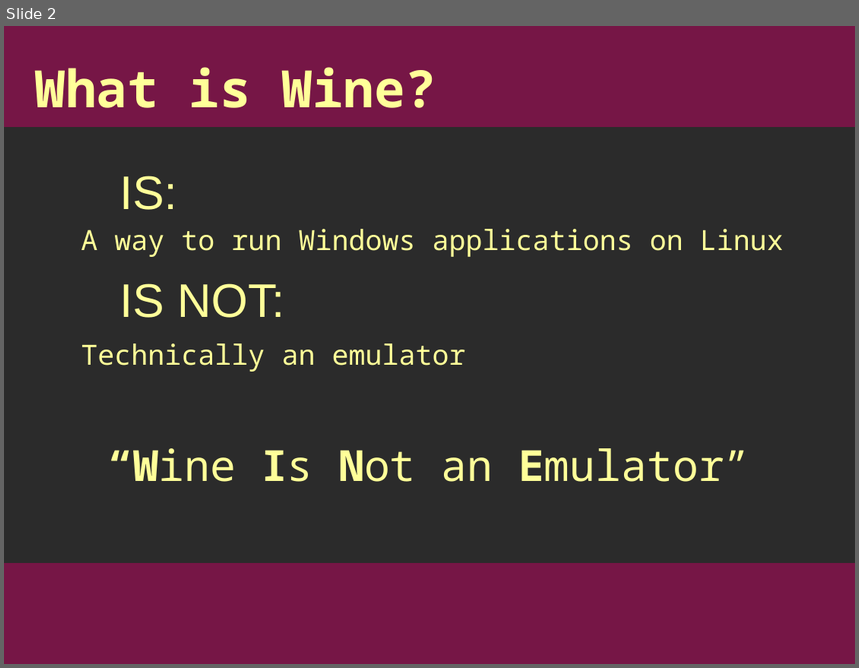
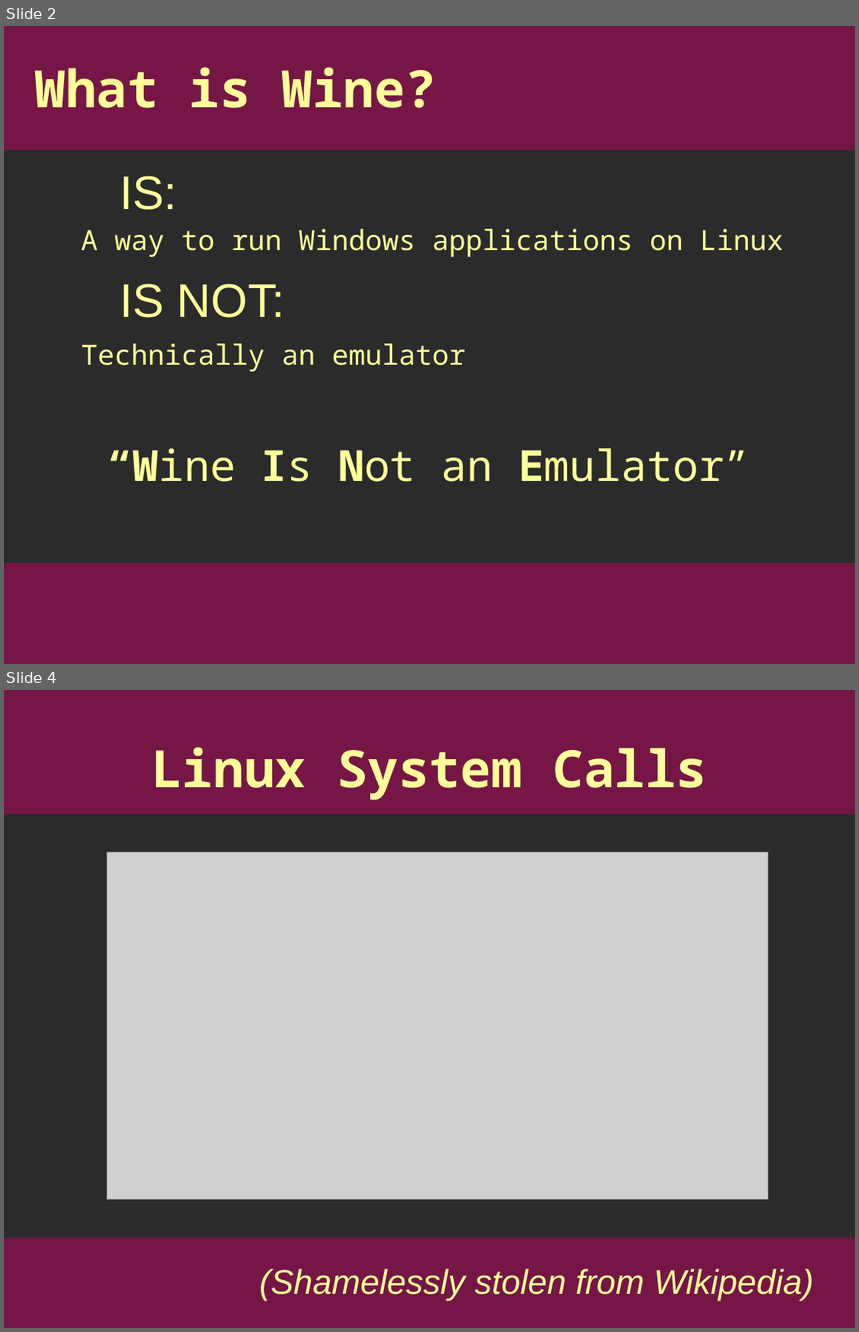
Before and after one commit to Applesauce136/wine-presentation, a slide deck: wine_pres.odp. Shown one above the other, each under a label of ours: slide 2 before the commit, slides 2 and 4 after it; the slides between them are not shown. The pictures are 859x668 and 859x1332 pixels, drawn with LibreOffice and Linux fonts; fonts in the diff are those of the drawing; grey boxes stand for pictures; background and template pictures are left out; a plain dark background stands for a picture behind light text. Boxes give left, top, right and bottom in pixels: in the first picture for what was removed or moved away, otherwise in the second. Text is boxed around its words. In the diff, an @@ line names an element or a change of style, - is before the commit and + after.

```diff
--- a/wine_pres.odp
+++ b/wine_pres.odp
@@ slide 4 added at (x1=4, y1=690, x2=855, y2=1328), background picture (left out); not listed: 2 template elements that a slide beside it also shows @@
@@ title added at (x1=151, y1=747, x2=707, y2=800), 48 pt, text #FFFF99, bold @@
+Linux System Calls
@@ picture added at (x1=107, y1=852, x2=769, y2=1200) @@
@@ subtitle added at (x1=259, y1=1269, x2=813, y2=1300), 32 pt, text #FFFF99, italic @@
+(Shamelessly stolen from Wikipedia)
@@ slide 2 changed as well @@
@@ rectangle added at (x1=4, y1=26, x2=855, y2=150), fill #761646, outline #761646 0 pt @@
```
Also in this commit, not shown: 1 other slide changed, 7 other slides added.
